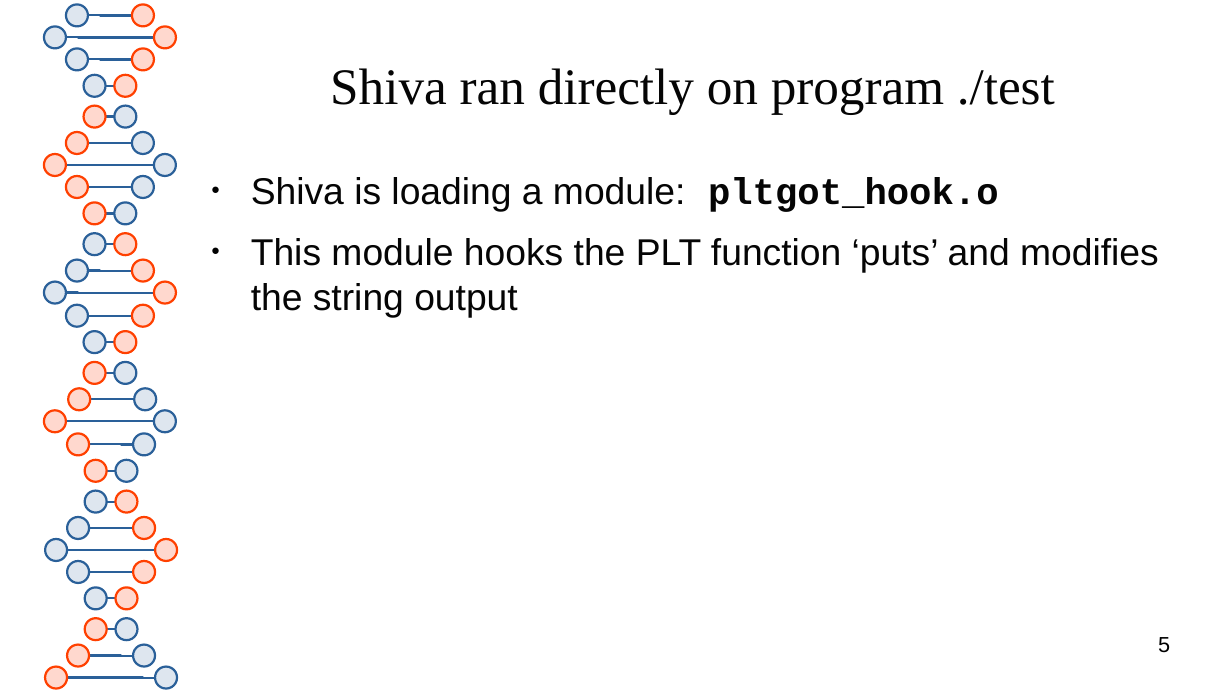
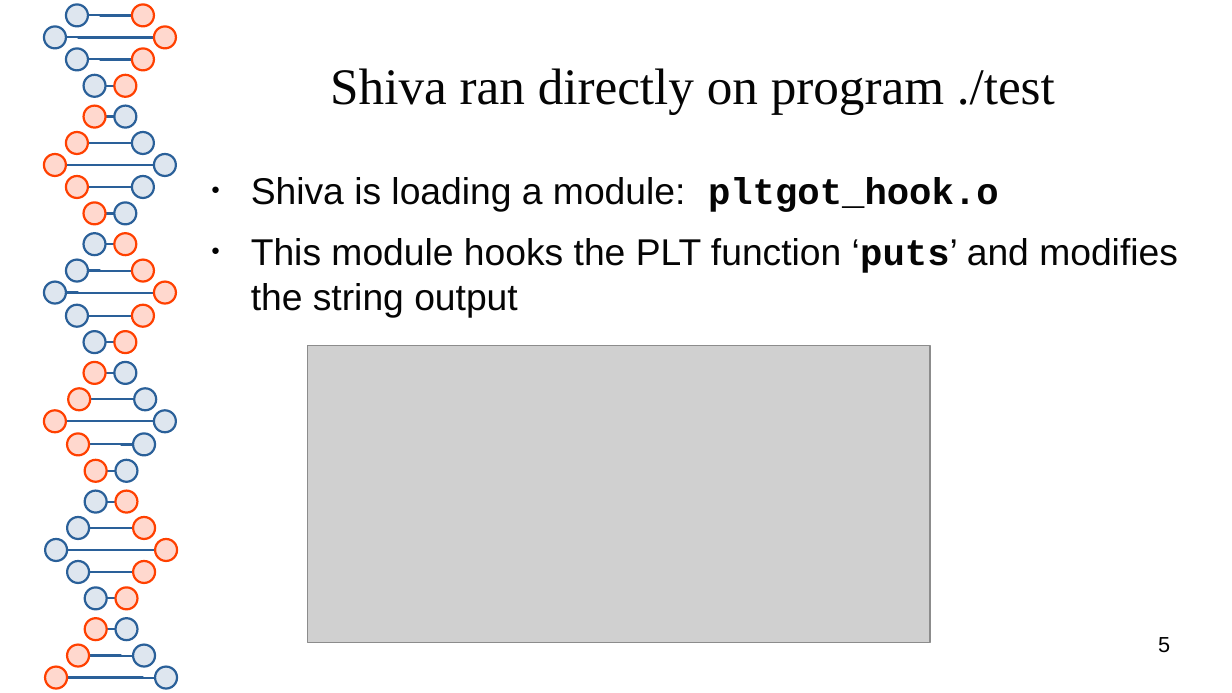
Before and after one commit to advanced-microcode-patching/shiva, a slide deck: slide 5 of presentation/shiva_runtime.odp. Drawn at 1232x693 pixels with LibreOffice and Linux fonts; fonts in the diff are those of the drawing; grey boxes stand for pictures. Boxes give left, top, right and bottom in pixels: in the first picture for what was removed or moved away, otherwise in the second. Text is boxed around its words. In the diff, an @@ line names an element or a change of style, - is before the commit and + after.

Commit message:
added presentation update

```diff
--- a/presentation/shiva_runtime.odp
+++ b/presentation/shiva_runtime.odp
@@ text at (251,238,1178,318): font Arial to Courier New, bold on in "‘puts’" @@
@@ picture added at (307,345,930,643) @@
```
Also in this commit, not shown: 1 other slide changed, 4 slides added, 35 other files.
